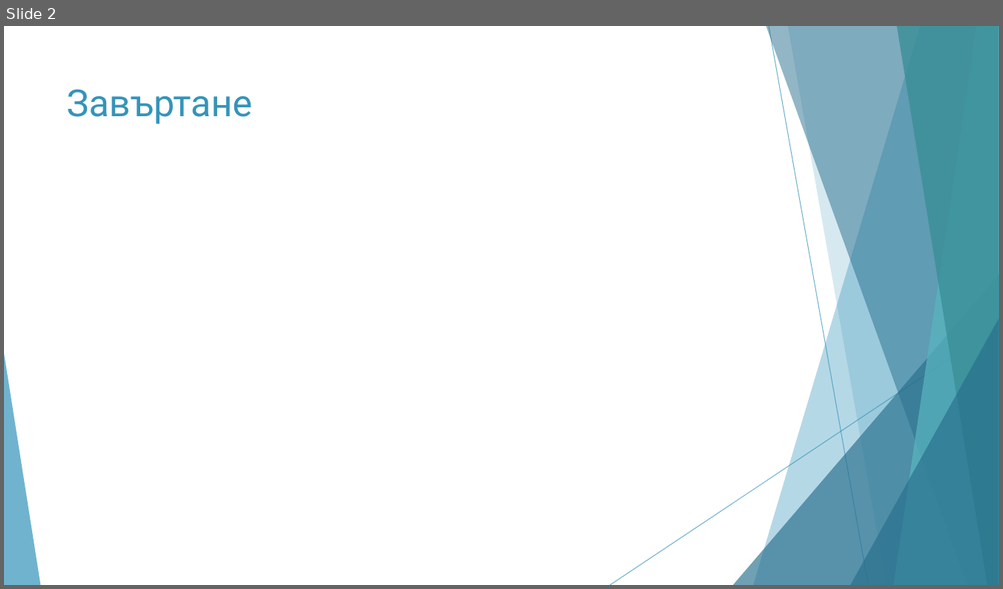
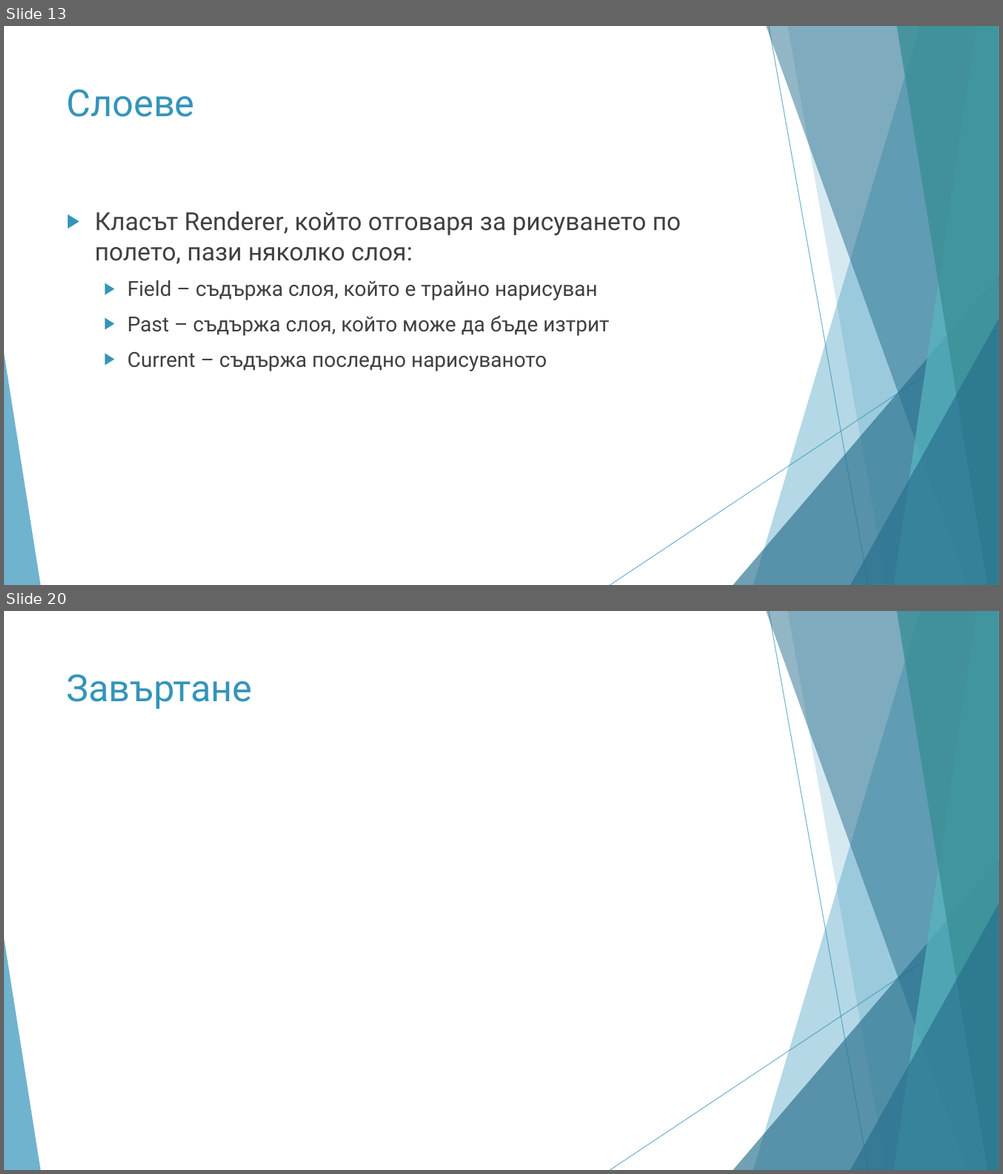
Before and after one commit to todorzhelev/STS, a slide deck: presentation/PresentationFinal.pptx. Shown one above the other, each under a label of ours: slide 2 before the commit, slides 13 and 20 after it; the slides between them are not shown. The pictures are 1003x589 and 1003x1174 pixels, drawn with LibreOffice and Linux fonts; fonts in the diff are those of the drawing; grey boxes stand for pictures. Boxes give left, top, right and bottom in pixels: in the first picture for what was removed or moved away, otherwise in the second. Text is boxed around its words. In the diff, an @@ line names an element or a change of style, - is before the commit and + after.

```diff
--- a/presentation/PresentationFinal.pptx
+++ b/presentation/PresentationFinal.pptx
@@ slide 13 added at <box>4,26,999,585</box>, background #FFFFFF; not listed: 10 template elements that a slide beside it also shows @@
@@ title added at <box>67,89,195,117</box>, 36 pt, text #3494BA @@
+Слоеве
@@ text added at <box>95,212,681,372</box>, 20 pt, text #404040 @@
+▶ Класът Renderer, който отговаря за рисуването по полето, пази няколко слоя:
+  ▶ Field – съдържа слоя, който е трайно нарисуван
+  ▶ Past – съдържа слоя, който може да бъде изтрит
+  ▶ Current – съдържа последно нарисуваното
@@ what was slide 2 is now slide 20 @@
```
Also in this commit, not shown: 1 slide changed, 18 other slides added.
